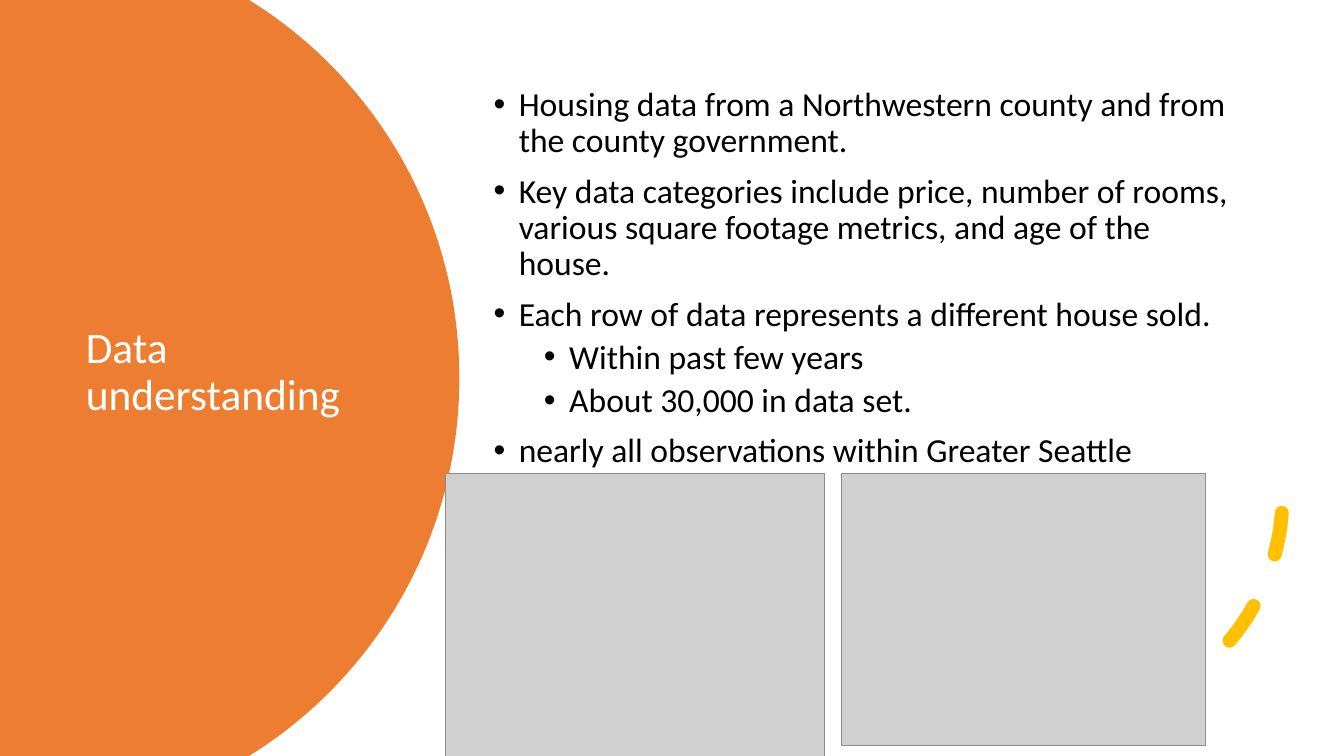
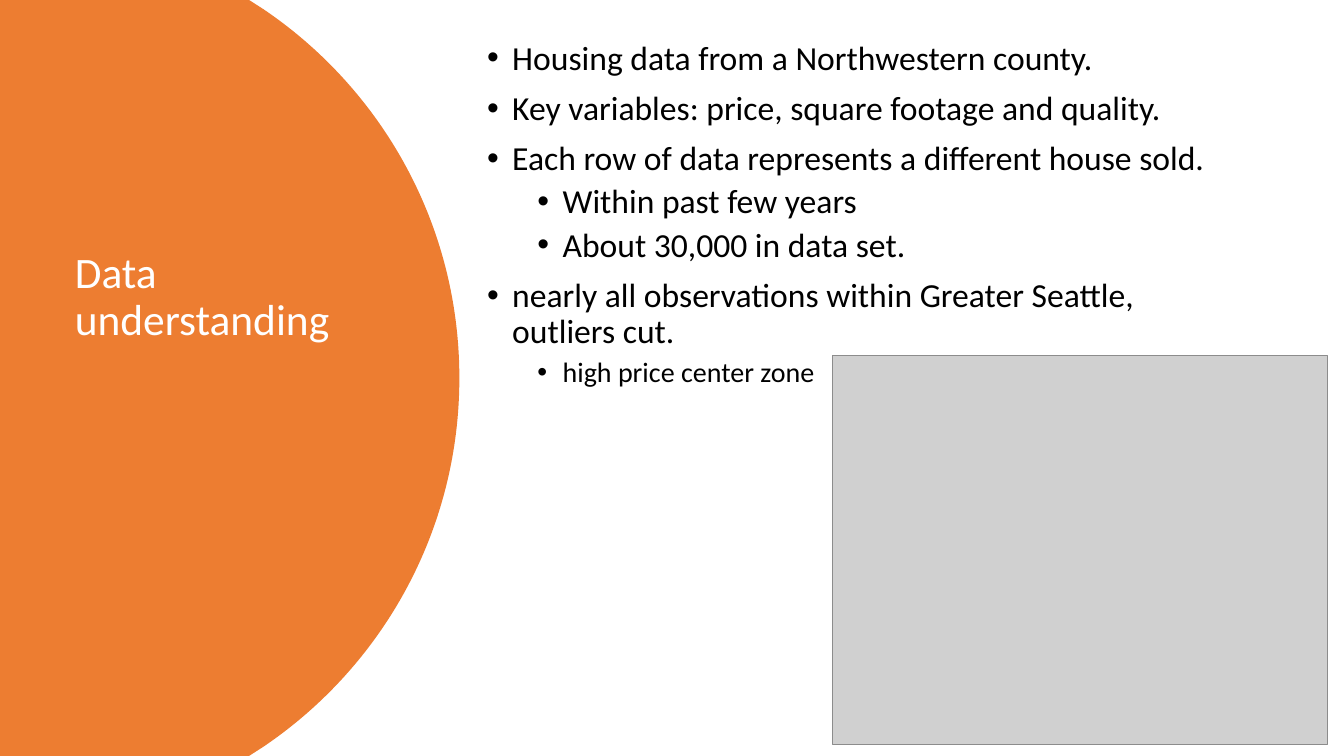
Before and after one commit to jmarksk/RealEstateProject2, a slide deck: slide 3 of Presentation_RealEstate.pptx. Drawn at 1344x756 pixels with LibreOffice and Linux fonts; fonts in the diff are those of the drawing; grey boxes stand for pictures. Boxes give left, top, right and bottom in pixels: in the first picture for what was removed or moved away, otherwise in the second. Text is boxed around its words. In the diff, an @@ line names an element or a change of style, - is before the commit and + after.

```diff
--- a/Presentation_RealEstate.pptx
+++ b/Presentation_RealEstate.pptx
@@ text "Housing data from a Northwestern ...": place and size @@
-text "Housing data from a Northwestern ..." at <box>519,92,1227,468</box>
+text "Housing data from a Northwestern ..." at <box>512,46,1204,387</box>
@@ title "Data understanding": place and size @@
-title "Data understanding" at <box>86,335,340,418</box>
+title "Data understanding" at <box>75,260,329,343</box>
@@ text at <box>512,46,1160,126</box>: text changed @@
-• Housing data from a Northwestern county and from the county government.
-• Key data categories include price, number of rooms, various square footage metrics, and age of the house.
+• Housing data from a Northwestern county.
+• Key variables: price, square footage and quality.
@@ text at <box>512,283,1134,387</box>: text changed @@
-• nearly all observations within Greater Seattle
+• nearly all observations within Greater Seattle, outliers cut.
+  • high price center zone
@@ picture: place and size @@
-picture at <box>842,473,1206,745</box>
+picture at <box>833,356,1328,744</box>
@@ picture removed at <box>446,474,825,756</box> @@
```
Also in this commit, not shown: 5 other slides changed, 2 slides added, 3 other files.
